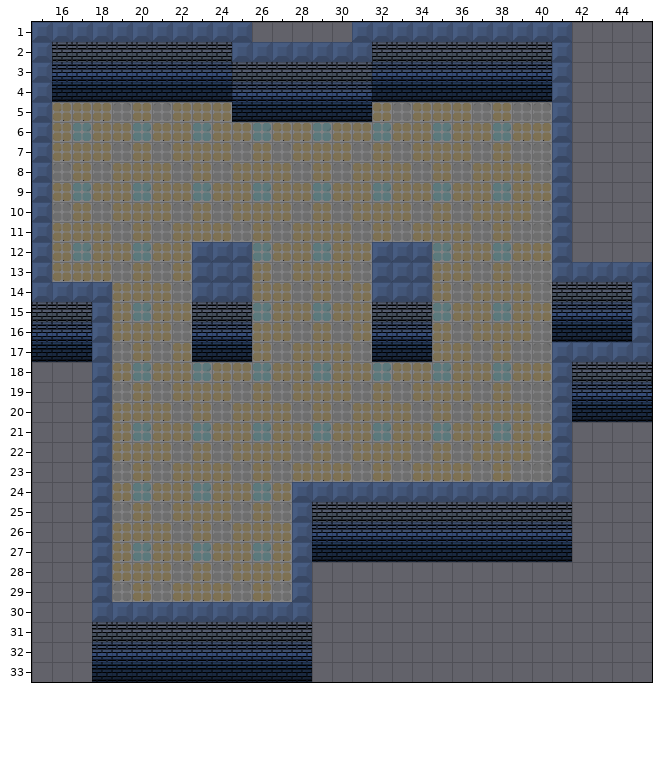
A Tiled map gets an edit: assets/maps/level1.tmx. Above is the file before it was changed.
Cells are 32x32 px. Shown: x 15..45, y 1..33.
The same view after the edit:
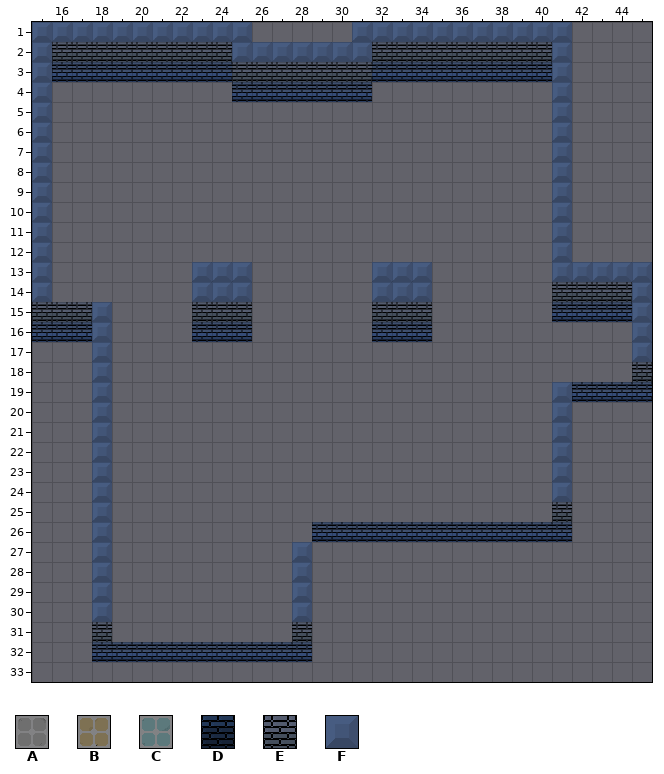
Key: from "mapTiles": A 2, B 3, C 4, D 5, E 7, F 8.
_ is an empty cell, # one hidden under a higher layer.
Diff:
Layer "floor" (now hidden):
y 4: x 16..24 DDDDDDDDD -> _________; x 32..40 DDDDDDDDD -> _________
y 5: x 16..40 BBBABABBBDDDDDDDBABBBABAA -> _________________________
y 6: x 16..40 BCBBCBBCBBCBBCBBCBBCBBCBB -> _________________________
y 7: x 16..40 BBBABABBBABABBBABABBBABAA -> _________________________
y 8: x 16..40 ABABBBABABBBABABBBABABBBA -> _________________________
y 9: x 16..40 BCBBCBBCBBCBBCBBCBBCBBCBB -> _________________________
y 10: x 16..40 ABABBBABABBBABABBBABABBBA -> _________________________
y 11: x 16..40 BBBABABBBABABBBABABBBABAA -> _________________________
y 12: x 16..40 BCBBCBB###CBBCBB###CBBCBB -> _________________________
y 13: x 16..22 BBBABAB -> _______; x 26..31 BABBBA -> ______; x 35..40 BBABAA -> ______
y 14: x 16..22 ###BBBA -> _______; x 26..31 BBABAB -> ______; x 35..40 BABBBA -> ______
y 15: x 19..22 BCBB -> ____; x 26..31 CBBCBB -> ______; x 35..40 CBBCBB -> ______
y 16: x 19..22 BBBA -> ____; x 26..31 BBABAB -> ______; x 35..44 BABBBADDDD -> __________
y 17: x 15..17 DDD -> ___; x 19..44 ABABDDDBABBBADDDBBABAA#### -> __________________________
y 18: x 19..44 BCBBCBBCBBCBBCBBCBBCBB#### -> __________________________
y 19: x 19..40 ABABBBABABBBABABBBABAA -> ______________________
y 20: x 19..40 BBBABABBBABABBBABABBBA -> ______________________; x 42..45 DDDD -> ____
y 21: x 19..40 BCBBCBBCBBCBBCBBCBBCBB -> ______________________
y 22: x 19..40 BBBABABBBABABBBABABBBA -> ______________________
y 23: x 19..40 ABABBBABABBBABABBBABAA -> ______________________
y 24: x 19..40 BCBBCBBCB############# -> ______________________
y 25: x 19..40 ABABBBABA############# -> ______________________
y 26: x 19..28 BBBABABBB# -> __________
y 27: x 19..27 BCBBCBBCB -> _________; x 29..41 DDDDDDDDDDDDD -> _____________
y 28: x 19..27 BBBABABBB -> _________
y 29: x 19..27 ABABBBABA -> _________
y 30..31: x 19..27 ######### -> _________
y 33: x 18..28 DDDDDDDDDDD -> ___________
Layer "foreground" (now hidden):
y 12: x 23..25 FFF -> ___; x 32..34 FFF -> ___
y 14: x 16..18 FFF -> ___
y 17: x 41..44 FFFF -> ____
y 18: x 41..44 FEEE -> ____
y 24: x 28..40 FFFFFFFFFFFFF -> _____________
y 25: x 28..40 FEEEEEEEEEEEE -> _____________
y 26: x 28 F -> _
y 30: x 19..27 FFFFFFFFF -> _________
y 31: x 19..27 EEEEEEEEE -> _________
Where, in picture pixels (left, top, right, bottom), the same in both pictures:
removed: (32, 82, 652, 642)
removed: (92, 662, 312, 682)
